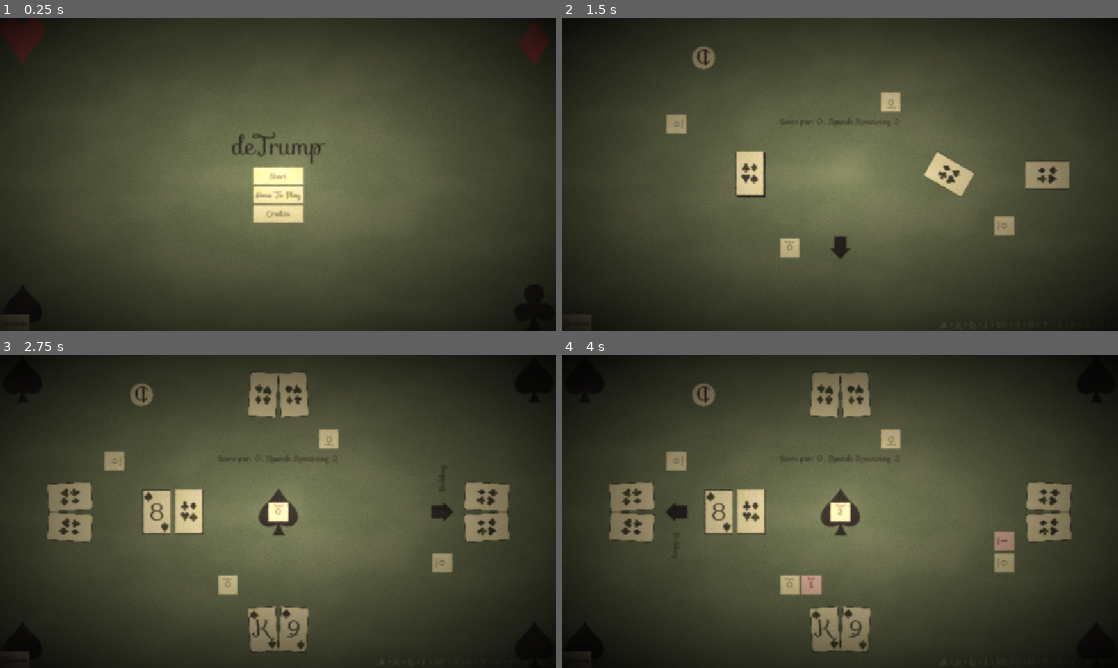
Above: before the commit, frames 1-4 (two rows, left to right).
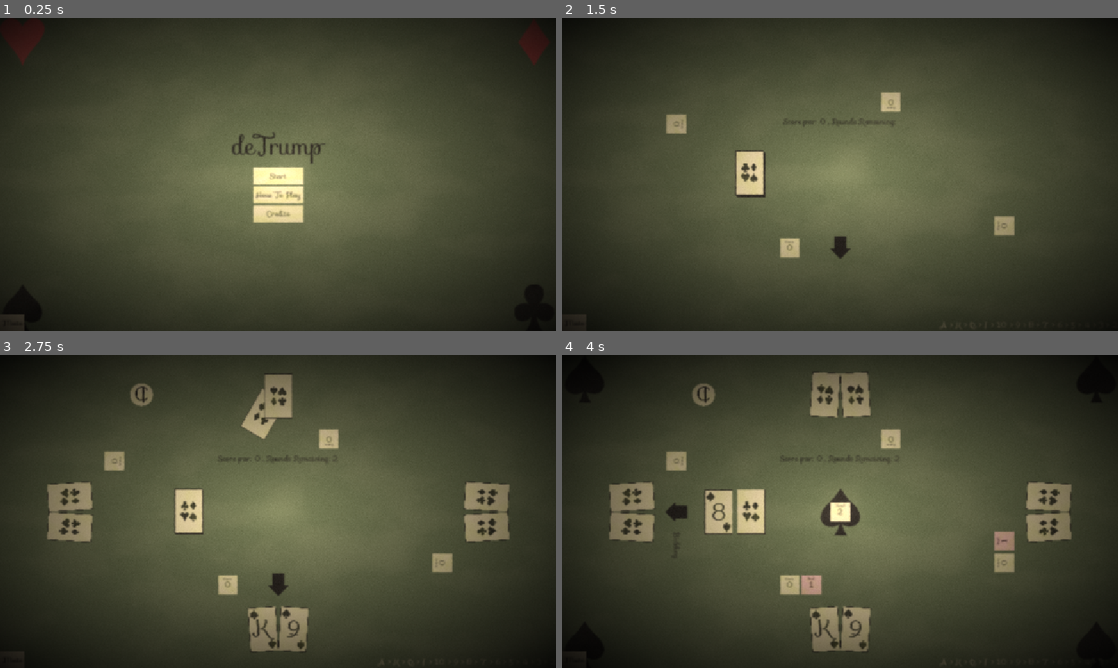
Above: after the commit, the same moments.

Repository: CMurtagh-LGTM/brackeys25.2
Game: Godot game, scene res://Main.tscn
Two runs of this game, one before a commit and one after it. Both use one fixed random seed, a clock stepped at 60 frames per second and the inputs below. Sound files missing from this copy of the repository are replaced by a short silence.
Inputs (mouse positions are in pixels of both pictures, inside the frame that each line leads up to):
- Up to frame 1 (0.25 s): no input
- Up to frame 2 (1.5 s): click "Start" at 0.5 s; click "Start" at 1.25 s
- Up to frame 3 (2.75 s): move the mouse to (189, 511) at 2.02 s; click (189, 511) at 2.17 s
- Up to frame 4 (4 s): move the mouse to (751, 511) at 2.77 s; click (751, 511) at 2.92 s; click "1" at 3.5 s

The runs differ from the first frame. In frame 1, less than 0.1% of the frame differs, in the area x 4-6%, y 94-100%; in frame 2, 1.6%; in frame 3, 2.8%, in the area x 25-82%, y 5-77%; in frame 4, less than 0.1%.

Commit message:
sound and some tweaks

Diff:
--- a/Bid/BidChooser.tscn
+++ b/Bid/BidChooser.tscn
@@ -1,6 +1,7 @@
-[gd_scene load_steps=2 format=3 uid="uid://bgeuvmtmxcwnk"]
+[gd_scene load_steps=3 format=3 uid="uid://bgeuvmtmxcwnk"]
 
 [ext_resource type="Script" uid="uid://bi8hoql14qx5w" path="res://Bid/BidChooser.gd" id="1_il7qo"]
+[ext_resource type="AudioStream" uid="uid://bhiuwednerasu" path="res://Assets/chip-lay-2.ogg" id="2_b1ooo"]
 
 [node name="Bid" type="Node2D"]
 script = ExtResource("1_il7qo")
@@ -11,3 +12,7 @@
 offset_right = 134.0
 offset_bottom = 20.0
 alignment = 1
+
+[node name="AudioStreamPlayer" type="AudioStreamPlayer" parent="."]
+stream = ExtResource("2_b1ooo")
+volume_db = -5.0
--- a/Deck/Deck.gd
+++ b/Deck/Deck.gd
@@ -7,7 +7,7 @@
 @onready var _cards: Stack = $Pile
 
 func shuffle() -> void:
-	_cards.shuffle()
+	await _cards.shuffle()
 
 func add_card(card: Card) -> void:
 	if card.transient():
@@ -15,16 +15,15 @@
 		return
 	await _cards.push_card(card)
 
-func add_cards(cards: Array[Card]) -> void:
+func add_cards(cards: Array[Card], quiet: bool = false) -> void:
 	cards = cards.filter(func(card: Card) -> bool: return not card.transient())
-	await _cards.append(cards)
+	await _cards.append(cards, quiet)
 
 func reset() -> void:
 	_cards.clear()
 	assert(deck_info)
 	for card_info: CardInfo in deck_info.cards:
 		_cards.push_card(Card.instantiate(card_info))
-	shuffle()
 
 func draw_card() -> Card:
 	if _cards.is_empty():
--- a/Deck/Stack.gd
+++ b/Deck/Stack.gd
@@ -4,6 +4,8 @@
 var _cards: Array[Card]
 
 @export var _revealed: bool = false
+@onready var _audio: AudioStreamPlayer = $AudioStreamPlayer
+@onready var _audio2: AudioStreamPlayer = $AudioStreamPlayer2
 
 signal cards_updated
 
@@ -17,8 +19,13 @@
 	cards_updated.emit()
 	_position_cards()
 
-func append(cards: Array[Card]) -> void:
+func append(cards: Array[Card], quiet: bool = false) -> void:
 	_cards.append_array(cards)
+	if not globals.muted and not quiet:
+		if cards.size() > 1:
+			_audio.play()
+		else:
+			_audio2.play()
 	for card: Card in cards:
 		await card.move_to(self, Vector2.ZERO, 0, Globals.card_stack_time)
 		card.reveal(_revealed)
@@ -27,6 +34,9 @@
 
 func shuffle() -> void:
 	_cards.shuffle()
+	if not globals.muted:
+		_audio.play()
+		await _audio.finished
 	for card_index: int in _cards.size():
 		move_child(_cards[card_index], card_index)
 	_position_cards()
--- a/Deck/Stack.tscn
+++ b/Deck/Stack.tscn
@@ -1,6 +1,16 @@
-[gd_scene load_steps=2 format=3 uid="uid://c767fye8y5ef1"]
+[gd_scene load_steps=4 format=3 uid="uid://c767fye8y5ef1"]
 
 [ext_resource type="Script" uid="uid://bllvrpou41863" path="res://Deck/Stack.gd" id="1_qu5wy"]
+[ext_resource type="AudioStream" uid="uid://dtpqd44uisggv" path="res://Assets/card-fan-1.ogg" id="2_144dk"]
+[ext_resource type="AudioStream" uid="uid://hfiq3gga5moc" path="res://Assets/card-slide-6.ogg" id="3_ni5ux"]
 
 [node name="Stack" type="Node2D"]
 script = ExtResource("1_qu5wy")
+
+[node name="AudioStreamPlayer" type="AudioStreamPlayer" parent="."]
+stream = ExtResource("2_144dk")
+volume_db = -5.0
+
+[node name="AudioStreamPlayer2" type="AudioStreamPlayer" parent="."]
+stream = ExtResource("3_ni5ux")
+volume_db = -5.0
--- a/GameManager/GameManager.gd
+++ b/GameManager/GameManager.gd
@@ -52,6 +52,9 @@
 	[3, 2, 3],
 	[3, 3, 3],
 	[3, 2, 2, 3],
+	[3, 3, 2, 3],
+	[3, 3, 3, 3],
+	[3, 2, 3, 2, 3],
 ]
 var _deal_count: int = 3 # Number of times to deal
 
@@ -175,6 +178,7 @@
 		triumph.apply_game_modifier(_calculate_triumph_game_state())
 
 	call_deferred("_on_viewport_resize")
+	await _deck.shuffle()
 	_deal()
 
 func _end_game() -> void:
@@ -200,7 +204,7 @@
 		for relative_hand_index: int in _hands.size():
 			var hand = _hands[(relative_hand_index + _current_hand) % _hands.size()]
 			for _i in range(packet):
-				await hand.add_card(await _deck.draw_card())
+				await hand.add_card(await _deck.draw_card(), -1, Globals.card_deal_time, true)
 
 	var turnup: Card = await _deck.draw_card()
 	_game_state.set_turnup(turnup)
@@ -357,8 +361,8 @@
 	cards.append_array(_bonus_pile.clear())
 	_dealer += 1
 	_dealer %= _hands.size()
-	await _deck.add_cards(cards)
-	_deck.shuffle()
+	await _deck.add_cards(cards, true)
+	await _deck.shuffle()
 
 	await get_tree().create_timer(Globals.breath_time).timeout
 
--- a/Globals.gd
+++ b/Globals.gd
@@ -49,7 +49,7 @@
 const debug_ai: bool = false
 var open_hands: bool = debug_ai
 
-var muted: bool = true # TODO false
+var muted: bool = false
 
 const forced_triumph: TriumphInfo = null # preload("res://Resources/Triumph/Agent.tres")
 
--- a/Hand/Hand.gd
+++ b/Hand/Hand.gd
@@ -21,6 +21,8 @@
 @onready var _info_display_label: Label = $Info/Label
 @onready var _total_score_indicator: Node2D = $TotalScore
 @onready var _total_score_label: Label = $TotalScore/Panel/Label
+@onready var _card_audio: AudioStreamPlayer = $CardAudio
+@onready var _bid_audio: AudioStreamPlayer = $BidAudio
 
 var _cards: Array[Card] = []
 var _ai: AI
@@ -37,12 +39,14 @@
 signal play(Card)
 signal _discard_card(Card)
 
-func add_card(card: Card, index: int = -1, time: float = Globals.card_deal_time) -> void:
+func add_card(card: Card, index: int = -1, time: float = Globals.card_deal_time, loud: bool = false) -> void:
 	if index == -1:
 		_cards.push_back(card)
 	else:
 		_cards.insert(index, card)
 	await card.move_to(self, Vector2.ZERO, 0, time)
+	if not globals.muted and loud:
+		_card_audio.play()
 	card.reveal(globals.open_hands or _ai == null)
 	if _ai == null:
 		card.clicked.connect(_on_card_clicked.bind(card))
@@ -147,6 +151,8 @@
 		_total_score += _current_bid.score(_game_state) + bonus
 	else:
 		_total_score -= _current_bid.score(_game_state)
+	if _current_bid.has_met(_current_deal_score):
+		_bid_indicator.modulate = Globals.LIGHT_RED if not _current_bid.has_met(_current_deal_score) else Globals.LIGHT_GREEN
 	_total_score_label.text = str(_total_score)
 	_current_deal_score = 0
 
@@ -164,6 +170,8 @@
 
 	_bid.visible = true
 	_current_bid = await _bid.choose_bid(_game_state, min_allowed_bid)
+	if not globals.muted:
+		_bid_audio.play()
 	_bid.visible = false
 	_info_display.visible = false
 	_set_bid_indicator()
@@ -172,6 +180,8 @@
 	_info_display.visible = true
 	_info_display_label.text = "Bidding"
 	var bid_index: int = await _ai.decide_bid(min_allowed_bid, max_allowed_bid, highest_bid, revealed_card, _game_state, _cards)
+	if not globals.muted:
+		_bid_audio.play()
 	_current_bid = _game_state.bids()[bid_index]
 	_info_display.visible = false
 	_set_bid_indicator()
@@ -187,6 +197,8 @@
 	var cards_ = _cards.duplicate()
 	for card: Card in cards_:
 		card.reset_state()
+	if _ai != null:
+		_ai.reset()
 	_cards.clear()
 	cards_.append_array(_stack.clear())
 	_focus_index = -1
--- a/Hand/Hand.tscn
+++ b/Hand/Hand.tscn
@@ -8,6 +8,8 @@
 [ext_resource type="PackedScene" uid="uid://dtsvp7okoe2s6" path="res://Mould/Mould.tscn" id="5_4xcgc"]
 [ext_resource type="PackedScene" uid="uid://bgeuvmtmxcwnk" path="res://Bid/BidChooser.tscn" id="5_217al"]
 [ext_resource type="Shader" uid="uid://p3mvclycg3my" path="res://Card/Card.gdshader" id="6_qdlwu"]
+[ext_resource type="AudioStream" uid="uid://hfiq3gga5moc" path="res://Assets/card-slide-6.ogg" id="9_c374h"]
+[ext_resource type="AudioStream" uid="uid://bhiuwednerasu" path="res://Assets/chip-lay-2.ogg" id="10_pdyud"]
 
 [sub_resource type="StyleBoxFlat" id="StyleBoxFlat_p271h"]
 bg_color = Color(1, 1, 1, 1)
@@ -181,3 +183,12 @@
 
 [node name="Bid" parent="." instance=ExtResource("5_217al")]
 position = Vector2(576, 424)
+
+[node name="CardAudio" type="AudioStreamPlayer" parent="."]
+stream = ExtResource("9_c374h")
+volume_db = -5.0
+max_polyphony = 5
+
+[node name="BidAudio" type="AudioStreamPlayer" parent="."]
+stream = ExtResource("10_pdyud")
+volume_db = -5.0
--- a/Menu/TriumphChoice.tscn
+++ b/Menu/TriumphChoice.tscn
@@ -31,6 +31,7 @@
 shader_parameter/offset = Vector2(0, 0)
 
 [node name="TriumphChoice" type="PanelContainer"]
+custom_minimum_size = Vector2(0, 250)
 offset_right = 182.0
 offset_bottom = 78.0
 theme_override_styles/panel = SubResource("StyleBoxFlat_k878m")
@@ -55,7 +56,7 @@
 custom_minimum_size = Vector2(174, 0)
 layout_mode = 2
 bbcode_enabled = true
-text = "A test description"
+text = "Add an Excuse card to hand then discard a card. This card always looses but can always be played. It has a bonus value of 2."
 fit_content = true
 
 [node name="CenterContainer" type="CenterContainer" parent="VBoxContainer"]
--- a/Menu/TriumphChooser.tscn
+++ b/Menu/TriumphChooser.tscn
@@ -58,6 +58,7 @@
 
 [node name="TriumphList" type="HBoxContainer" parent="MenuButtons/VBoxContainer/CenterContainer2"]
 unique_name_in_owner = true
+custom_minimum_size = Vector2(0, 250)
 layout_mode = 2
 alignment = 1
 
@@ -90,7 +91,7 @@
 unique_name_in_owner = true
 layout_mode = 2
 focus_mode = 0
-text = "Skip"
+text = "Pass"
 
 [node name="Mould" parent="MenuButtons/VBoxContainer/CenterContainer/HBoxContainer/Skip" instance=ExtResource("2_kbljl")]
 material = SubResource("ShaderMaterial_kbljl")
--- a/Resources/Games/Three.tres
+++ b/Resources/Games/Three.tres
@@ -3,7 +3,7 @@
 [ext_resource type="Script" uid="uid://dte1rd2vlh44p" path="res://Hand/AIInfo.gd" id="1_a76fa"]
 [ext_resource type="Resource" uid="uid://7u0h8e28bfup" path="res://Resources/Decks/French33.tres" id="2_a76fa"]
 [ext_resource type="Script" uid="uid://c2wr4vn8g6efw" path="res://GameManager/GameInfo.gd" id="3_ktooy"]
-[ext_resource type="Script" uid="uid://c7qrqga2d36hh" path="res://GameManager/WinConditions/ParWinCondition.gd" id="4_a76fa"]
+[ext_resource type="Script" uid="uid://dh0njfgbt545i" path="res://GameManager/WinConditions/PlaceWinCondition.gd" id="4_a76fa"]
 
 [sub_resource type="Resource" id="Resource_txwsg"]
 script = ExtResource("1_a76fa")
@@ -19,8 +19,8 @@
 
 [sub_resource type="Resource" id="Resource_yl7aq"]
 script = ExtResource("4_a76fa")
-par = 3
-metadata/_custom_type_script = "uid://c7qrqga2d36hh"
+minimum_place = 3
+metadata/_custom_type_script = "uid://dh0njfgbt545i"
 
 [resource]
 script = ExtResource("3_ktooy")
--- a/Trick/Trick.gd
+++ b/Trick/Trick.gd
@@ -7,6 +7,8 @@
 	2.0/3.0 * Card.width * Vector2(-1, -1),
 	2.0/3.0 * Card.width * Vector2(1, -1),
 ]
+
+@onready var _audio: AudioStreamPlayer = $AudioStreamPlayer
 
 var _cards: Array[Card] = []
 var _compasses: Array[Hand.Compass] = []
@@ -23,6 +25,8 @@
 	card.set_active(false)
 	card.reveal()
 	await card.move_to(self, _hand_offsets[compass], Globals.hand_rotations[compass])
+	if not globals.muted:
+		_audio.play()
 	_cards.append(card)
 	_compasses.append(compass)
 	_highlight_winning(trump)
--- a/Trick/Trick.tscn
+++ b/Trick/Trick.tscn
@@ -1,6 +1,11 @@
-[gd_scene load_steps=2 format=3 uid="uid://wd0t3t1h80bu"]
+[gd_scene load_steps=3 format=3 uid="uid://wd0t3t1h80bu"]
 
 [ext_resource type="Script" uid="uid://bkn0pfs38aet8" path="res://Trick/Trick.gd" id="1_os458"]
+[ext_resource type="AudioStream" uid="uid://hfiq3gga5moc" path="res://Assets/card-slide-6.ogg" id="2_kv2s7"]
 
 [node name="Trick" type="Node2D"]
 script = ExtResource("1_os458")
+
+[node name="AudioStreamPlayer" type="AudioStreamPlayer" parent="."]
+stream = ExtResource("2_kv2s7")
+volume_db = -5.0
Not shown, changed: Assets/attribution.txt
Not shown, added: Assets/card-fan-1.ogg.import
Not shown, added: Assets/card-slide-6.ogg.import
Not shown, added: Assets/chip-lay-2.ogg.import
Not shown: 1 places in Hand/Hand.tscn that only renumber resources
Not shown, added: Assets/card-fan-1.ogg
Not shown, added: Assets/card-slide-6.ogg
Not shown, added: Assets/chip-lay-2.ogg
